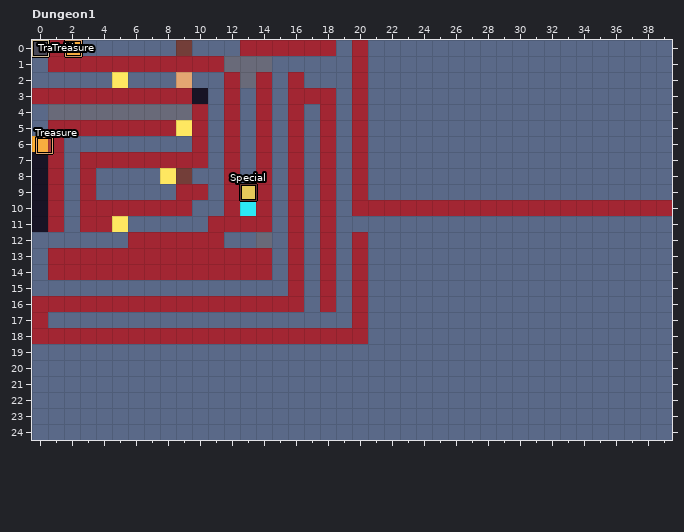
An edit to a level. LDtk project, maps.ldtk. This is how it looked before the edit.
Cells are 16x16 px. Shown: Dungeon1 x 0..39, y 0..24. The commit also changed other parts of the map, which this record leaves out. The old version is drawn lined up with the new one.
The result:
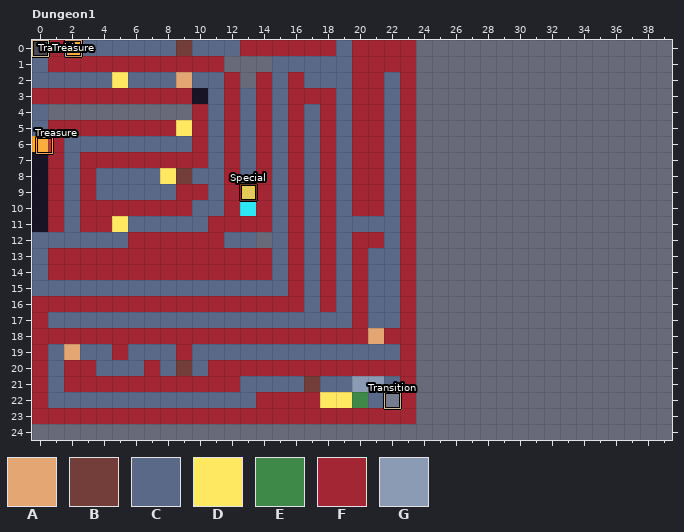
Key: from "Tiles": A 5 "door", B 6 "gate", C 11 "floor", D 14 "sand", E 18 "grass2", F 23 "brick", G 24 "cornice".
_ is an empty cell.
Objects are placed by their top-left corner, in cells (3,4 is the top-left corner of cell 3,4); size is 1x1 cell unless given.
From old to new:
map size 40x25 -> 24x24 cells
Layer "Tiles":
The author changed tile C to tile A in row 18 at x 21; in row 19 at x 2.
The author changed tile C to tile B in row 20 at x 9; in row 21 at x 17.
The author changed tile F to tile C in row 10 at x 22.
The author changed tile C to tile D in row 22 at x 18 to 19.
The author changed tile C to tile E in row 22 at x 20.
The author changed tile C to tile F in rows 0 to 1 at x 21 to 23; in rows 2 to 9 at x 21 and 23; in row 11 at x 23; in row 12 at x 21 and 23; in rows 13 to 17 at x 23; in row 18 at x 22 to 23.
The author changed tile C to tile F in row 19 at x 0, 5, 9 and 23; in row 20 at x 0, 2 to 3, 7 and 11 to 23; in row 21 at x 0, 2 to 12 and 23; in row 22 at x 0, 14 to 17 and 23; in row 23 at x 0 to 23.
The author changed tile C to tile G in row 21 at x 20 to 21.
Tile C is removed in row 21 at x 24.
Tile F is removed in row 10 at x 24 to 39.
Layer "Entities":
A new object: "Transition" rectangle at 22,22.
